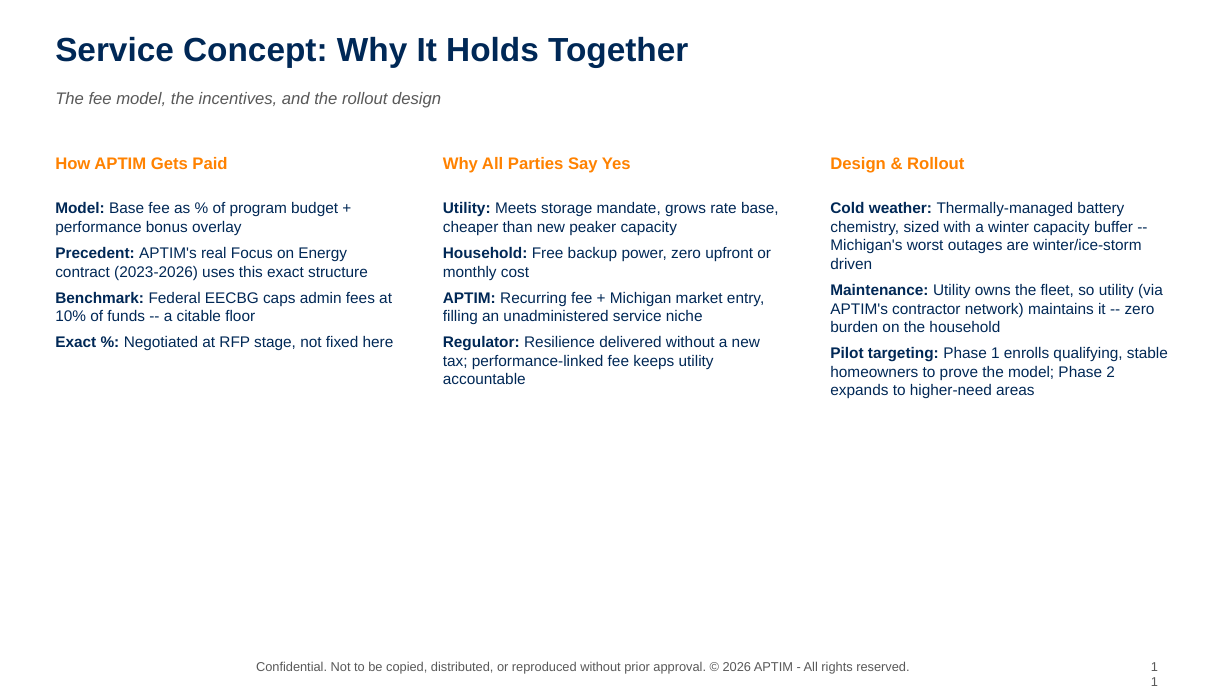
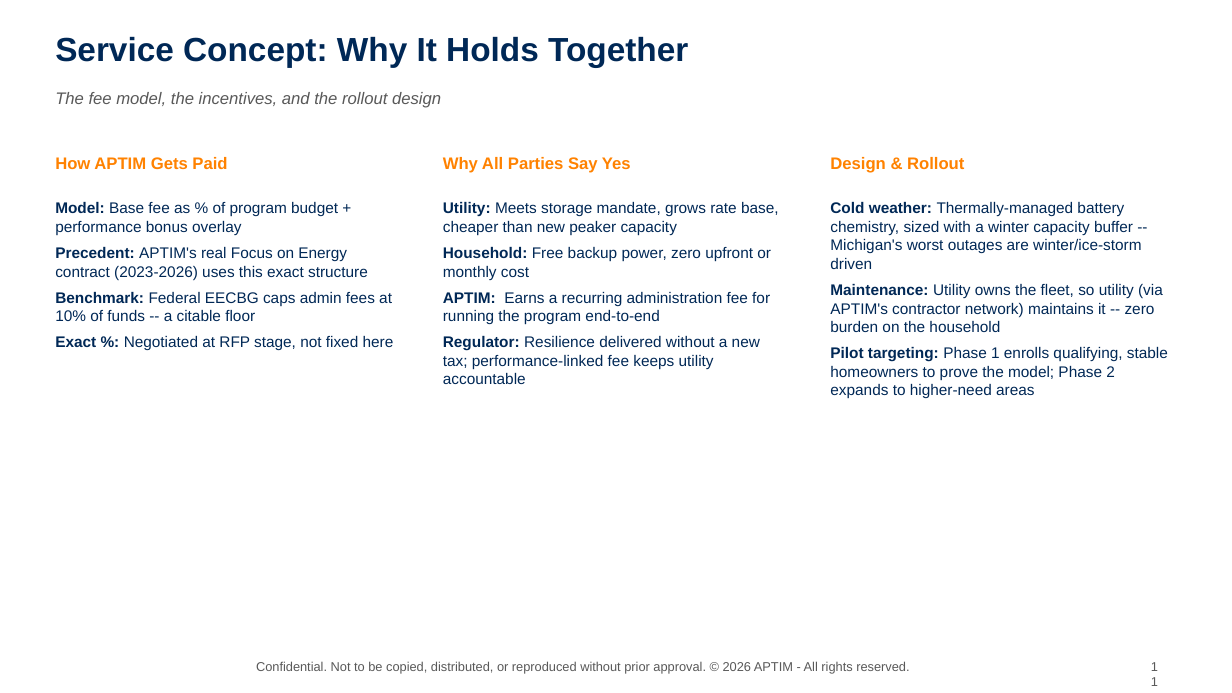
Before and after one commit to graseeuh/HERMES, a slide deck: slide 11 of Group_1_STRIVE_Presentation.pptx. Drawn at 1232x693 pixels with LibreOffice and Linux fonts; fonts in the diff are those of the drawing; background and template pictures are left out. Boxes give left, top, right and bottom in pixels: in the first picture for what was removed or moved away, otherwise in the second. Text is boxed around its words. In the diff, an @@ line names an element or a change of style, - is before the commit and + after.

```diff
--- a/Group_1_STRIVE_Presentation.pptx
+++ b/Group_1_STRIVE_Presentation.pptx
@@ text at [443,292,770,325]: text changed @@
-APTIM: Recurring fee + Michigan market entry, filling an unadministered service niche
+APTIM: Earns a recurring administration fee for running the program end-to-end
```
Also in this commit, not shown: 1 other slide changed.
